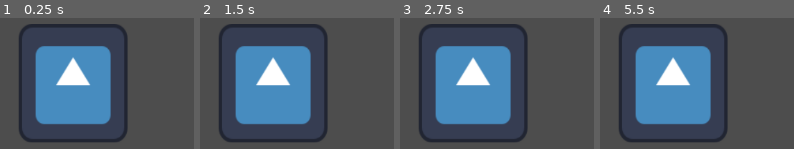
Above: before the commit, frames 1-4 (left to right).
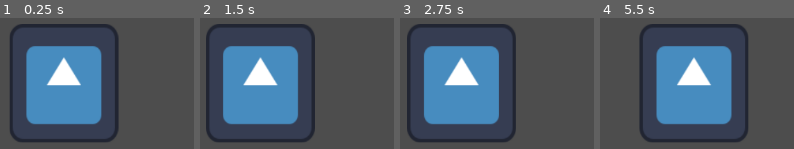
Above: after the commit, the same moments.

Repository: DBaldwin8/Game-Jam-91
Game: Godot game, scene res://scenes/npc/npc_body.tscn
Two runs of this game, one before a commit and one after it. Both use one fixed random seed, a clock stepped at 60 frames per second and the inputs below. The project has no main scene, so this scene is started directly. The engine's default icon, where the game draws it, is replaced by a stand-in: a white triangle on a blue panel in a dark square.
Inputs:
- Up to frame 1 (0.25 s): no input
- Up to frame 2 (1.5 s): no input
- Up to frame 3 (2.75 s): no input
- Up to frame 4 (5.5 s): tap Enter at 2.75 s; tap Space at 3.5 s

The runs differ from the first frame. In frame 1, 15% of the frame differs, in the area x 5-66%, y 4-95%; in frame 2, 18%; in frame 3, 17%; in frame 4, 22%, in the area x 9-77%, y 4-95%.

Commit message:
Gamemanager: func called by signal now increases the stolen count and prints confirmations. NPC: checks movement is 0 then checs timer, random num check for chance to steal, calls steal_painting to emit signal and restarts timer. Prints present from testing for confirmations:

Diff:
--- a/globals/GameManager.gd
+++ b/globals/GameManager.gd
@@ -4,7 +4,7 @@
 # tracks and mutates game state only
 # (stolen count, wrong arrests, active thief reference).
 
-var CONFIG = {
+var config = {
 	"galaries" = 0,
 	"paintings" = 0,
 	"thieves" = 0,
@@ -13,14 +13,16 @@
 	"max stolen painting" = 0
 }
 
-var STATE = {
+var state = {
 	"stolen" = 0,
 	"wrong arrests" = 0
 }
 
 func _ready() -> void:
-	SignalHub.stolen_painting.connect(painting_stolen_confirmation)
+	SignalHub.stolen_painting.connect(painting_stolen)
 	# Needs the function to be referenced when signal is emitted.
 
-func painting_stolen_confirmation(): #Function to react to the signal
+func painting_stolen(): #Function to react to the signal
+	state.stolen += 1
+	print(state.stolen)
 	print("CAN CONFIRM")
--- a/scenes/npc/npc_body.gd
+++ b/scenes/npc/npc_body.gd
@@ -1,5 +1,6 @@
 extends CharacterBody2D
 class_name Npc
+@onready var timer: Timer = $Timer
 
 # DONE - Walking needs to be called here in a _process()
 # PLAN CHANGED - random number multiplied up to change the x position
@@ -10,7 +11,7 @@
 	   #|- DONE Should emit signal for stealing on the signal hub.
 	   #|- DONE Game manager recieves signal
 	   #|- Game manager should recieve signal and change art/stolen count,
-			# Game manager dictionary of STATE.
+			# DONE Game manager dictionary of STATE.
 			# change STATE.
 			# DONE emit should be called from signal hub.
 	   #|- Only if in area chance to steal paintings.
@@ -26,10 +27,10 @@
 
 var movement = 0 # initially not moving
 var direction = "right" # For ease of readability.
-## The pixels per a draw that NPCs move.
-@export var npc_speed : int # Now set within inspector. Suggested 100.
-## Chance from float to 1.
-@export var chance_of_steal : float
+## The pixels per a draw that NPCs move. Suggested 100
+@export var npc_speed : int
+## Chance from int in 100. Suggested 5
+@export var chance_of_steal : int
 ## Chance from 0 to float. Suggested 0.1.
 @export var chance_to_stand_still : float
 ## Chance from float to 1. Suggested 0.95.
@@ -52,19 +53,23 @@
 	_timer_current_time += delta
 	if _timer_current_time >= WAIT_TIME:
 		_timer_current_time -= WAIT_TIME
-		steal_painting()
+		#steal_painting()
 	#print(_timer_current_time) # Prints time for timer.
 	# logic for if steal painting should be called.
 	if self.movement == 0 :
-		var random_steal_num = randf()
-		print(random_steal_num)
-		if random_steal_num > chance_of_steal:
-			steal_painting()
+		if $Timer.is_stopped() :
+			print("timer stopped")
+			var random_steal_num = randi_range(0,100)
+			if random_steal_num < chance_of_steal:
+				$Timer.start()
+				print("timer restarted")
+				steal_painting()
 # Functions steal plan
 # Needs to decide if it should still a painting once in range.
 	# DONE random number = chance to steal. EXPORTED
 	# DONE on chance needs to omit a steal signal
-	# Add a timer so an only activate after a minimum time.
+	# DONE Add a timer so an only activate after a minimum time?
+	# WILL NEED TO PASS PAINTING LATER ON.
 # Steal signal needs to be created in signal hub and called in steal function.
 func steal_painting():
 	SignalHub.emit_stolen_painting() # Call to emit signal.
--- a/scenes/npc/npc_body.tscn
+++ b/scenes/npc/npc_body.tscn
@@ -9,7 +9,8 @@
 
 [node name="CharacterBody2D" type="CharacterBody2D"]
 script = ExtResource("1_gybax")
-chance_of_steal = 0.1
+npc_speed = 100
+chance_of_steal = 5
 chance_to_stand_still = 0.1
 chance_to_change_direction_upper = 0.95
 
@@ -23,3 +24,8 @@
 [node name="CollisionShape2D" type="CollisionShape2D" parent="."]
 position = Vector2(536.5625, 310.6866)
 shape = SubResource("CapsuleShape2D_5swxq")
+
+[node name="Timer" type="Timer" parent="."]
+wait_time = 5.0
+one_shot = true
+autostart = true
